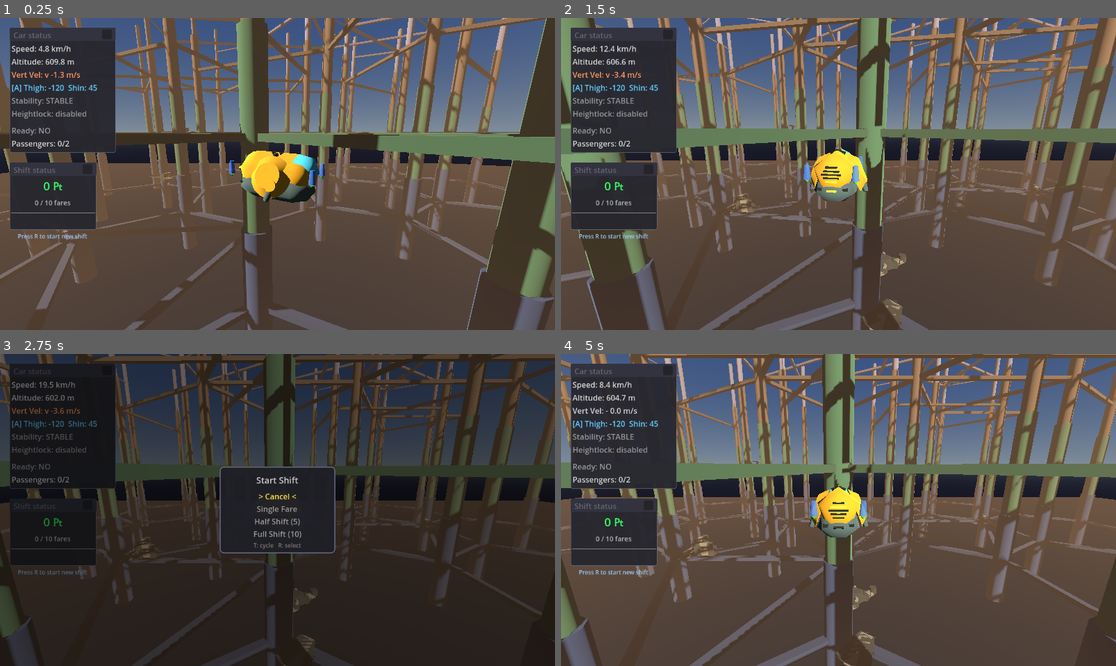
Above: before the commit, frames 1-4 (two rows, left to right).
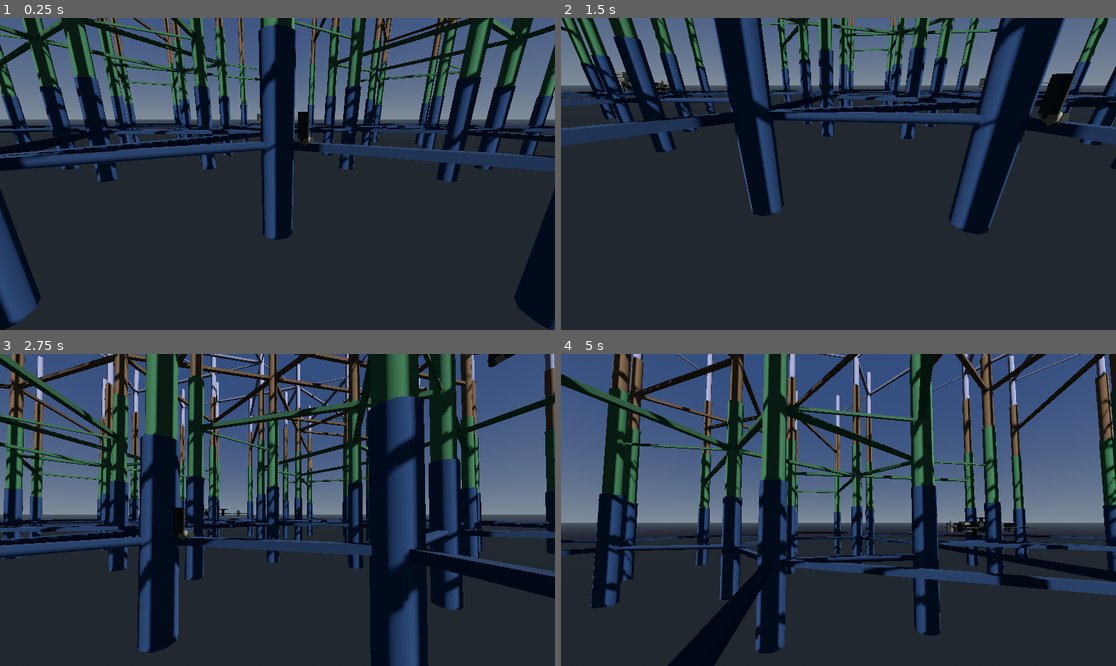
Above: after the commit, the same moments.

Repository: TaxiService/fcar
Game: Godot game, scene res://city/city_test.tscn
The game is run twice, just before and just after one commit, with the same random seed, the same clock (stepped at 60 frames per second) and the same inputs.
Inputs (mouse positions are in pixels of both pictures, inside the frame that each line leads up to):
- Up to frame 1 (0.25 s): no input
- Up to frame 2 (1.5 s): tap R (confirm) at 0.5, 1.25 s; drag from (622, 89) to (894, 105) at 0.52 s; drag from (616, 195) to (810, 236) at 1.27 s
- Up to frame 3 (2.75 s): tap R (confirm) at 2 s; move the mouse to (333, 441) at 2.02 s; hold D (strafe_right) from 2.03 s (still down); tap V (toggle_auto_hover) at 2.1 s
- Up to frame 4 (5 s): release D (strafe_right) at 2.75 s; tap R (confirm) at 2.75, 3.5, 4.25 s; drag from (810, 572) to (672, 463) at 2.77 s; move the mouse to (1005, 556) at 3.52 s; hold A (strafe_left) 3.53-4.25 s; hold Shift 3.53-4.25 s; tap Space (jump) at 3.77 s; drag from (672, 463) to (755, 432) at 4.27 s

The runs differ from the first frame. In frame 1, 89% of the frame differs, in the area x 0-100%, y 0-100%; in frame 2, 92%; in frame 3, 71%; in frame 4, 94%.

Commit message:
set generator defaults to saner numbers and reset inspector overrides

Diff:
--- a/city/BuildingGenerator.gd
+++ b/city/BuildingGenerator.gd
@@ -10,7 +10,7 @@
 # Generation settings
 @export var blocks_folder: String = "res://city/building/"
 @export var max_growth_depth: int = 7  # Max blocks from seed point
-@export var branch_probability: float = 0.3  # Chance to use multiple connections
+@export var branch_probability: float = 0.8  # Chance to use multiple connections
 @export var floor_probability: float = 0.2  # Chance to force a floor block
 @export var max_blocks_total: int = 1260  # Hard limit to prevent freezing
 
@@ -347,7 +347,7 @@
 		# Check direction compatibility (optional - disable for Y-rotatable block designs)
 		if check_direction:
 			# Connection points face INWARD, so -Z of the marker points into the block
-			var conn_dir = -conn.basis.x  # Local direction the connection faces
+			var conn_dir = -conn.basis.z  # Local direction the connection faces
 
 			# For Y-only rotation, we can only align if both directions are mostly horizontal
 			var conn_vertical = abs(conn_dir.y)
--- a/city/CityGenerator.gd
+++ b/city/CityGenerator.gd
@@ -101,11 +101,11 @@
 # Building generation
 @export_category("Buildings")
 @export var generate_buildings: bool = true
-@export var building_seed_spacing: float = 90.0  # Seed points every Nm along connectors
-@export var building_seed_probability: float = 0.3  # Chance to actually place a seed (sparsity)
-@export var building_max_depth: int = 3  # Max blocks from seed
-@export var building_branch_chance: float = 0.2  # Chance to branch at each connection
-@export var building_max_total: int = 200  # Hard limit on total building blocks
+@export var building_seed_spacing: float = 60.0  # Seed points every Nm along connectors
+@export var building_seed_probability: float = 0.8  # Chance to actually place a seed (sparsity)
+@export var building_max_depth: int = 7  # Max blocks from seed
+@export var building_branch_chance: float = 0.8  # Chance to branch at each connection
+@export var building_max_total: int = 1260  # Hard limit on total building blocks
 @export var buildings_on_crosslinks: bool = true  # Spawn on crosslinks (internal connectors)
 @export var buildings_on_edges: bool = false  # Spawn on edge connectors
 @export var crosslink_seed_size: String = "large"  # Size filter for crosslink seeds: "small", "medium", "large", or "any"
--- a/city/building/floor_1x3-30.tscn
+++ b/city/building/floor_1x3-30.tscn
@@ -57,16 +57,6 @@
 mesh = SubResource("BoxMesh_nrjh1")
 skeleton = NodePath("../..")
 
-[node name="Conn_Socket_Medium" type="Marker3D" parent="CollisionShape3D3"]
-transform = Transform3D(1, 0, 0, 0, 1, 0, 0, 0, 1, 30, 0, 15)
-script = ExtResource("3_joib8")
-ignores_collision = true
-
-[node name="Conn_Socket_Medium3" type="Marker3D" parent="CollisionShape3D3"]
-transform = Transform3D(1, 0, 0, 0, 1, 0, 0, 0, 1, -30, 0, 15)
-script = ExtResource("3_joib8")
-ignores_collision = true
-
 [node name="CollisionShape3D2" type="CollisionShape3D" parent="."]
 transform = Transform3D(0.9659258, 0, -0.25881904, 0, 1, 0, 0.25881904, 0, 0.9659258, 0, 0, -15)
 shape = SubResource("BoxShape3D_5dwv6")
@@ -74,16 +64,6 @@
 [node name="MeshInstance3D" type="MeshInstance3D" parent="CollisionShape3D2"]
 mesh = SubResource("BoxMesh_nrjh1")
 skeleton = NodePath("../..")
-
-[node name="Conn_Socket_Medium2" type="Marker3D" parent="CollisionShape3D2"]
-transform = Transform3D(-1, 0, -8.742278e-08, 0, 1, 0, 8.742278e-08, 0, -1, 30, 0, -15)
-script = ExtResource("3_joib8")
-ignores_collision = true
-
-[node name="Conn_Socket_Medium4" type="Marker3D" parent="CollisionShape3D2"]
-transform = Transform3D(-1, 0, -8.742278e-08, 0, 1, 0, 8.742278e-08, 0, -1, -30, 0, -15)
-script = ExtResource("3_joib8")
-ignores_collision = true
 
 [node name="MeshInstance3D2" type="MeshInstance3D" parent="."]
 transform = Transform3D(-4.371139e-08, -1, -4.371139e-08, 0, -4.371139e-08, 1, -1, 4.371139e-08, 1.9106855e-15, 45, 3.48, 0)
@@ -124,3 +104,23 @@
 [node name="Conn_Plug_Medium2" type="Marker3D" parent="."]
 transform = Transform3D(-4.371139e-08, 0, -1, 0, 1, 0, 1, 0, -4.371139e-08, -45, 0, 0)
 script = ExtResource("3_joib8")
+
+[node name="Conn_Socket_Medium" type="Marker3D" parent="."]
+transform = Transform3D(0.9659258, 0, 0.25881904, 0, 1, 0, -0.25881904, 0, 0.9659258, 32.860058, 0, 21.724316)
+script = ExtResource("3_joib8")
+ignores_collision = true
+
+[node name="Conn_Socket_Medium3" type="Marker3D" parent="."]
+transform = Transform3D(0.9659258, 0, 0.25881904, 0, 1, 0, -0.25881904, 0, 0.9659258, -25.095488, 0, 37.253456)
+script = ExtResource("3_joib8")
+ignores_collision = true
+
+[node name="Conn_Socket_Medium2" type="Marker3D" parent="."]
+transform = Transform3D(-0.9659258, 0, 0.25881895, 0, 1, 0, -0.25881895, 0, -0.9659258, 32.860058, 0, -21.724316)
+script = ExtResource("3_joib8")
+ignores_collision = true
+
+[node name="Conn_Socket_Medium4" type="Marker3D" parent="."]
+transform = Transform3D(-0.9659258, 0, 0.25881895, 0, 1, 0, -0.25881895, 0, -0.9659258, -25.095488, 0, -37.253456)
+script = ExtResource("3_joib8")
+ignores_collision = true
--- a/city/city_test.tscn
+++ b/city/city_test.tscn
@@ -19,14 +19,12 @@
 ambient_light_source = 2
 ambient_light_color = Color(0.4, 0.45, 0.5, 1)
 ambient_light_energy = 0.35
-fog_enabled = true
 fog_light_color = Color(0.53502804, 0.40771616, 0.2974955, 1)
 fog_density = 0.0005
 fog_aerial_perspective = 1.0
 fog_depth_curve = 1.0352657
 fog_depth_begin = 591.4
 fog_depth_end = 1045.5
-volumetric_fog_enabled = true
 volumetric_fog_density = 0.0016
 volumetric_fog_albedo = Color(0.33533785, 0.84833395, 0.9312275, 1)
 volumetric_fog_emission = Color(0.20505151, 0.17763427, 0.12100499, 1)
@@ -54,11 +52,7 @@
 spire_height = 1600.0
 crosslink_width = 20.0
 crosslink_height = 15.0
-building_seed_spacing = 60.0
-building_seed_probability = 0.5
-building_max_depth = 5
-building_branch_chance = 0.5
-building_max_total = 1260
+spawn_fcar = false
 fcar_spawn_height = 610.0
 
 [node name="PeopleManager" type="Node" parent="."]
